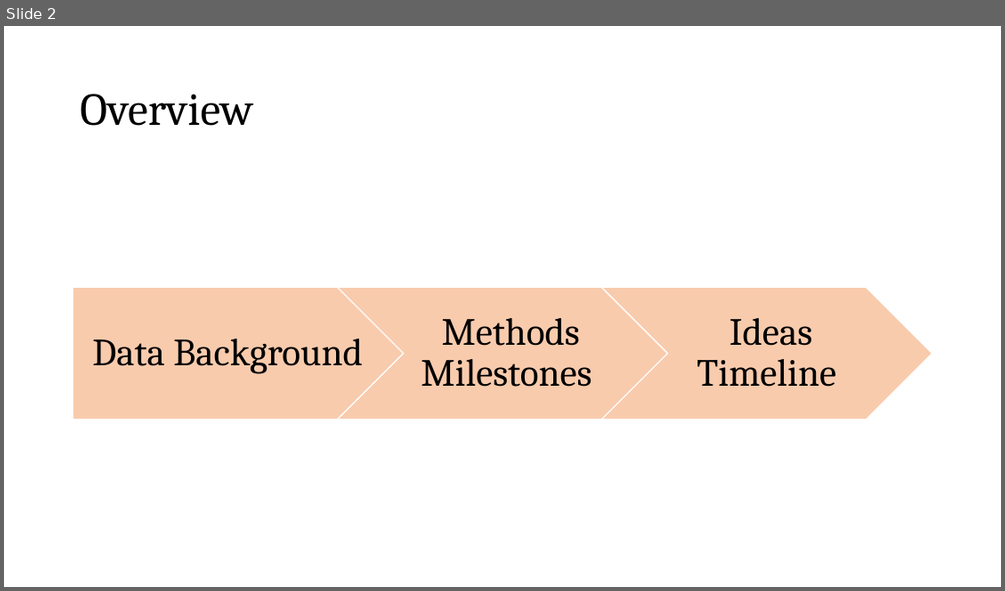
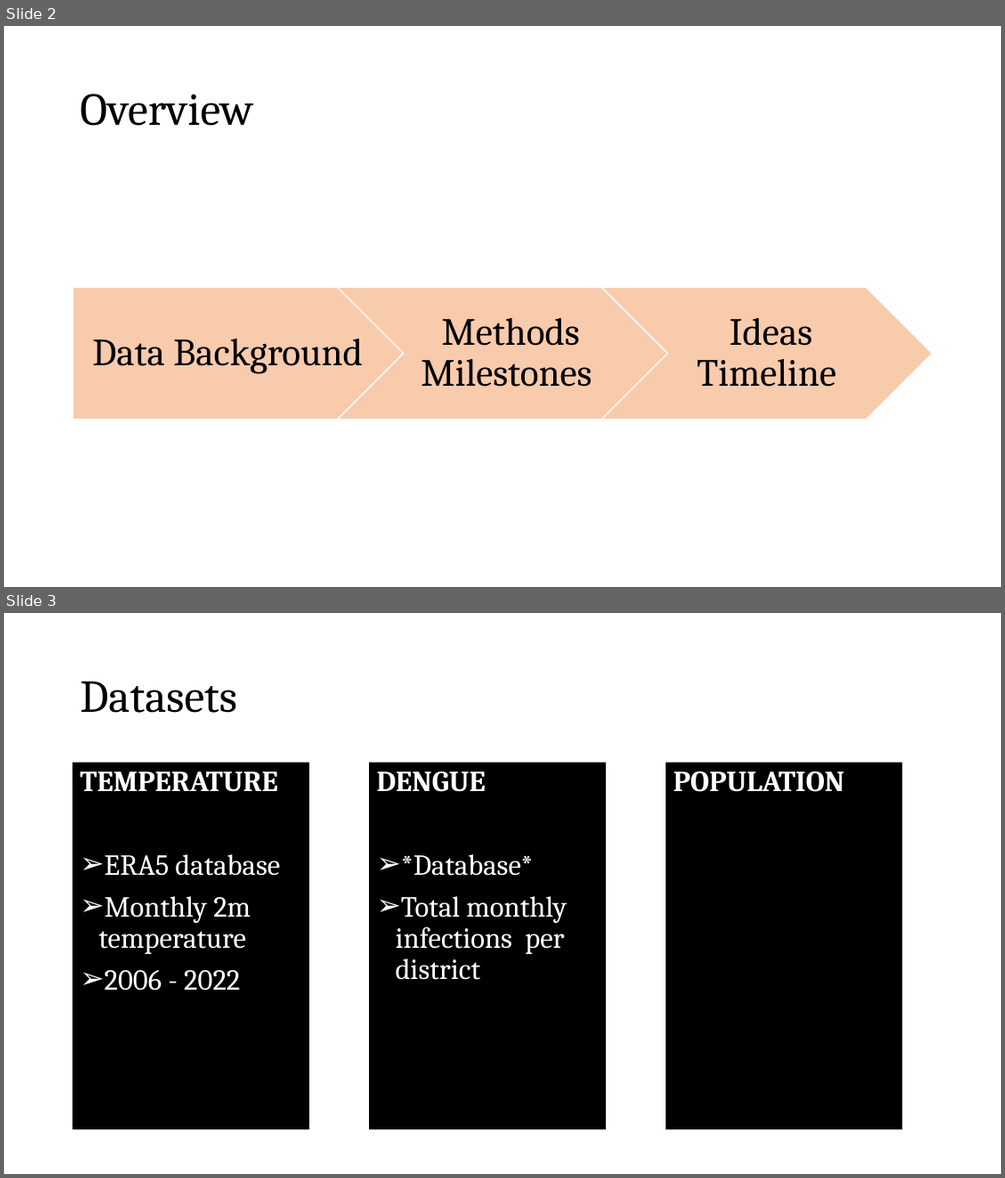
Before and after one commit to datascience-mobi-2023/topic04_team04, a slide deck: Project Proposal Präsi Draft .pptx. Shown one above the other, each under a label of ours: slide 2 before the commit, slides 2 and 3 after it. The pictures are 1005x591 and 1005x1178 pixels, drawn with LibreOffice and Linux fonts; fonts in the diff are those of the drawing. Boxes give left, top, right and bottom in pixels: in the first picture for what was removed or moved away, otherwise in the second. Text is boxed around its words. In the diff, an @@ line names an element or a change of style, - is before the commit and + after.

```diff
--- a/Project Proposal Präsi Draft .pptx
+++ b/Project Proposal Präsi Draft .pptx
@@ slide 3 added at bbox=[4, 613, 1001, 1174], background #FFFFFF @@
@@ title added at bbox=[80, 681, 237, 713], 44 pt, text #000000 @@
+Datasets
@@ text added at bbox=[73, 763, 310, 1130], fill #000000, 28 pt, text #FFFFFF @@
+TEMPERATURE
+➢ ERA5 database
+➢ Monthly 2m temperature
+➢ 2006 - 2022
@@ rectangle added at bbox=[369, 763, 606, 1130], fill #000000, 28 pt, text #FFFFFF @@
+DENGUE
+➢ *Database*
+➢ Total monthly infections per district
@@ rectangle added at bbox=[666, 763, 903, 1130], fill #000000, 28 pt, text #FFFFFF, bold @@
+POPULATION
```
Also in this commit, not shown: 2 other slides added, 1 slide removed.
